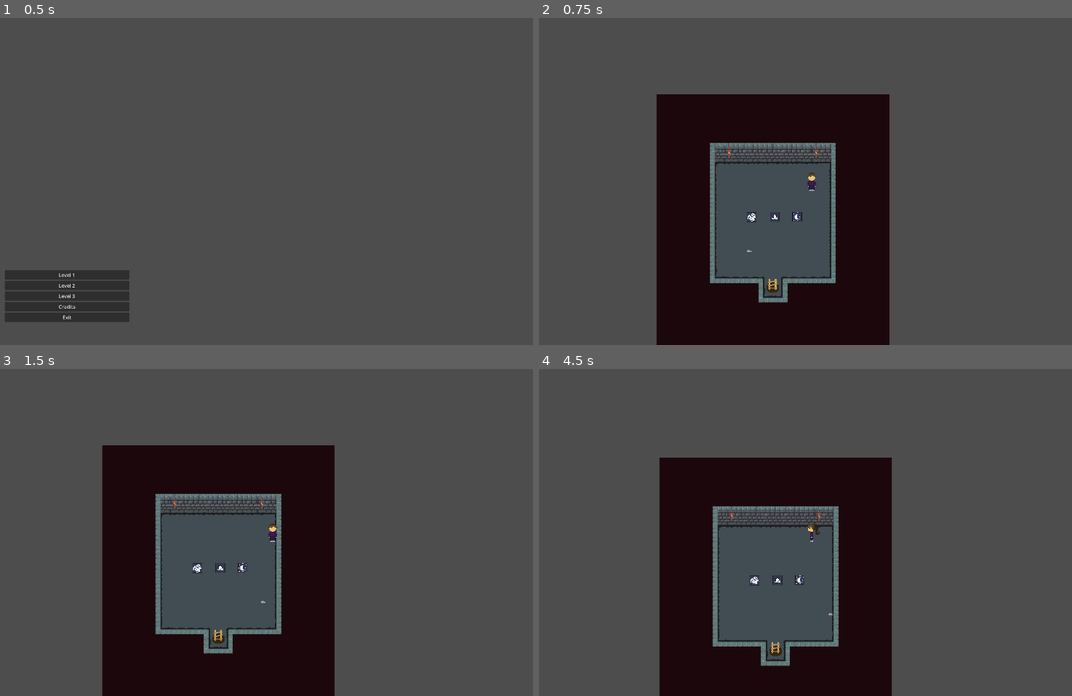
Above: before the commit, frames 1-4 (two rows, left to right).
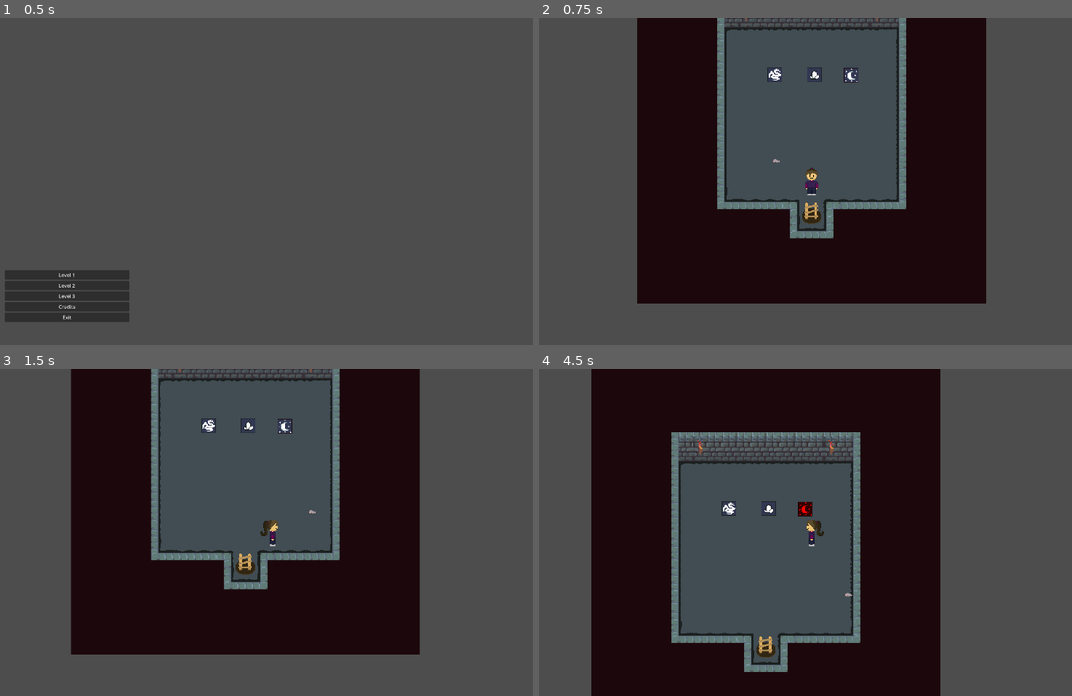
Above: after the commit, the same moments.

Repository: dennis1248/global-game-jam-groningen-2024
Game: Godot game, scene res://menu/main.tscn
The game is run twice, just before and just after one commit, with the same random seed, the same clock (stepped at 60 frames per second) and the same inputs. Sound files missing from this copy of the repository are replaced by a short silence.
Inputs:
- Up to frame 1 (0.5 s): no input
- Up to frame 2 (0.75 s): click "Level 1" at 0.5 s
- Up to frame 3 (1.5 s): tap Enter at 1.25 s; hold D (right) from 1.28 s (still down)
- Up to frame 4 (4.5 s): release D (right) at 2.03 s; hold S (down) 2.03-2.78 s; hold D (right) 2.78-3.53 s; tap Space at 3.5 s; hold W (up) 3.53-4.28 s; hold A (left) from 4.28 s (still down)

Frame 1 is identical in both runs. In frame 2, 42% of the frame differs, in the area x 18-84%, y 0-100%; in frame 3, 42%; in frame 4, 45%, in the area x 9-76%, y 0-100%.

Commit message:
Big push

Diff:
--- /dev/null
+++ b/levels/level_1.gd
@@ -0,0 +1,32 @@
+extends Node2D
+
+var loop_step: int = 0
+var objective_completed: bool = false
+
+func _process(delta):
+	if objective_completed:
+		%LevelEnd.disabled = false
+		$PianoButton/AudioStreamPlayer2D.play()
+
+func _on_piano_timer_timeout():
+	if loop_step == 0:
+		$PianoButton/AudioplayerLow.play()
+		$PianoButton.modulate = Color(1.0, 0.0, 0.0, 1.0)
+		loop_step = loop_step + 1
+		return
+
+	if loop_step == 1:
+		$PianoButton3/AudioplayerHigh.play()
+		$PianoButton3.modulate = Color(1.0, 0.0, 0.0, 1.0)
+		loop_step = loop_step + 1
+		return
+
+	if loop_step == 2:
+		$PianoButton2/AudioplayerMid.play()
+		$PianoButton2.modulate = Color(1.0, 0.0, 0.0, 1.0)
+		loop_step = loop_step + 1
+		return
+
+# Loop main music
+func _on_audio_stream_player_finished():
+	$AudioStreamPlayer.play()
--- a/levels/level_1.tscn
+++ b/levels/level_1.tscn
@@ -1,6 +1,7 @@
-[gd_scene load_steps=11 format=3 uid="uid://bkne6buo5082c"]
+[gd_scene load_steps=14 format=3 uid="uid://bkne6buo5082c"]
 
 [ext_resource type="Texture2D" uid="uid://ba3kt8mhv647g" path="res://art/tilemap/dungeon_1.png" id="1_ajkkg"]
+[ext_resource type="Script" path="res://levels/level_1.gd" id="1_mg2gs"]
 [ext_resource type="Texture2D" uid="uid://cjbavb0kvdpfi" path="res://art/props/stairs.png" id="2_d7ryd"]
 [ext_resource type="PackedScene" uid="uid://qvecpdtp2702" path="res://mobs/mouse.tscn" id="3_57ymr"]
 [ext_resource type="Texture2D" uid="uid://cmdueo7aexuj" path="res://art/props/torch.tres" id="4_7g3rc"]
@@ -8,6 +9,8 @@
 [ext_resource type="PackedScene" uid="uid://b5clu3wqqg78h" path="res://props/piano_button_low.tscn" id="6_tjf5d"]
 [ext_resource type="PackedScene" uid="uid://b4nlen6efrjy1" path="res://props/piano_button_mid.tscn" id="7_2dydb"]
 [ext_resource type="PackedScene" uid="uid://uackdqpc6ds" path="res://props/piano_button_high.tscn" id="8_xihf1"]
+[ext_resource type="AudioStream" uid="uid://c8xnf5q3t36tb" path="res://audio/ambiance.ogg" id="10_lxxan"]
+[ext_resource type="PackedScene" uid="uid://dbj42a85qqmcn" path="res://triggers/level_end.tscn" id="11_2o5re"]
 
 [sub_resource type="TileSetAtlasSource" id="TileSetAtlasSource_1b53w"]
 texture = ExtResource("1_ajkkg")
@@ -386,6 +389,7 @@
 sources/0 = SubResource("TileSetAtlasSource_1b53w")
 
 [node name="level_1" type="Node2D"]
+script = ExtResource("1_mg2gs")
 
 [node name="TileMap" type="TileMap" parent="."]
 tile_set = SubResource("TileSet_kkibn")
@@ -407,14 +411,29 @@
 position = Vector2(112, -160)
 texture = ExtResource("4_7g3rc")
 
+[node name="PianoButton" parent="." instance=ExtResource("6_tjf5d")]
+position = Vector2(-113, -24)
+
+[node name="PianoButton2" parent="." instance=ExtResource("7_2dydb")]
+position = Vector2(-26, -24)
+
+[node name="PianoButton3" parent="." instance=ExtResource("8_xihf1")]
+position = Vector2(55, -23)
+
 [node name="CharacterBody2D" parent="." instance=ExtResource("5_ft541")]
-position = Vector2(96, -64)
-
-[node name="PianoButton" parent="." instance=ExtResource("6_tjf5d")]
-position = Vector2(-102, 54)
-
-[node name="PianoButton2" parent="." instance=ExtResource("7_2dydb")]
-position = Vector2(-26, 53)
-
-[node name="PianoButton3" parent="." instance=ExtResource("8_xihf1")]
-position = Vector2(48, 52)
+position = Vector2(-32, 211)
+
+[node name="PianoTimer" type="Timer" parent="."]
+wait_time = 1.5
+autostart = true
+
+[node name="AudioStreamPlayer" type="AudioStreamPlayer" parent="."]
+stream = ExtResource("10_lxxan")
+volume_db = -7.0
+
+[node name="LevelEnd" parent="." instance=ExtResource("11_2o5re")]
+unique_name_in_owner = true
+position = Vector2(-32, 287)
+
+[connection signal="timeout" from="PianoTimer" to="." method="_on_piano_timer_timeout"]
+[connection signal="finished" from="AudioStreamPlayer" to="." method="_on_audio_stream_player_finished"]
--- a/player/player.tscn
+++ b/player/player.tscn
@@ -5,6 +5,22 @@
 
 [sub_resource type="CircleShape2D" id="CircleShape2D_rlpak"]
 radius = 13.0
+
+[sub_resource type="Animation" id="Animation_b3ji7"]
+resource_name = "idle"
+length = 0.2
+tracks/0/type = "value"
+tracks/0/imported = false
+tracks/0/enabled = true
+tracks/0/path = NodePath("Sprite2D:frame")
+tracks/0/interp = 1
+tracks/0/loop_wrap = true
+tracks/0/keys = {
+"times": PackedFloat32Array(0),
+"transitions": PackedFloat32Array(1),
+"update": 1,
+"values": [15]
+}
 
 [sub_resource type="Animation" id="Animation_ij0fd"]
 resource_name = "walk_down"
@@ -78,22 +94,6 @@
 "values": [3, 2, 1, 0]
 }
 
-[sub_resource type="Animation" id="Animation_b3ji7"]
-resource_name = "idle"
-length = 0.2
-tracks/0/type = "value"
-tracks/0/imported = false
-tracks/0/enabled = true
-tracks/0/path = NodePath("Sprite2D:frame")
-tracks/0/interp = 1
-tracks/0/loop_wrap = true
-tracks/0/keys = {
-"times": PackedFloat32Array(0),
-"transitions": PackedFloat32Array(1),
-"update": 1,
-"values": [15]
-}
-
 [sub_resource type="AnimationLibrary" id="AnimationLibrary_a36a3"]
 _data = {
 "idle": SubResource("Animation_b3ji7"),
@@ -117,6 +117,7 @@
 shape = SubResource("CircleShape2D_rlpak")
 
 [node name="Camera2D" type="Camera2D" parent="."]
+zoom = Vector2(1.5, 1.5)
 
 [node name="AnimationPlayer" type="AnimationPlayer" parent="."]
 unique_name_in_owner = true
--- a/props/piano_button.gd
+++ /dev/null
@@ -1,4 +0,0 @@
-extends Area2D
-
-func _on_body_entered(body):
-	$AudioStreamPlayer2D.play()
--- /dev/null
+++ b/props/piano_button_high.gd
@@ -0,0 +1,10 @@
+extends Area2D
+
+@onready var starting_color = self.modulate
+
+func _on_body_entered(body):
+	$AudioplayerHigh.play()
+	self.modulate = Color(1.0, 0.0, 0.0, 1.0)
+
+func _on_audioplayer_high_finished():
+	self.modulate = starting_color
--- a/props/piano_button_high.tscn
+++ b/props/piano_button_high.tscn
@@ -1,6 +1,6 @@
 [gd_scene load_steps=5 format=3 uid="uid://uackdqpc6ds"]
 
-[ext_resource type="Script" path="res://props/piano_button.gd" id="1_sa3hs"]
+[ext_resource type="Script" path="res://props/piano_button_high.gd" id="1_ar5j2"]
 [ext_resource type="Texture2D" uid="uid://b83456wqmvgv0" path="res://art/props/pianotile_3.png" id="2_j7tmj"]
 [ext_resource type="AudioStream" uid="uid://cbjl7xxnygi7m" path="res://audio/tune_low.mp3" id="3_l5pin"]
 
@@ -8,15 +8,16 @@
 size = Vector2(32, 32)
 
 [node name="PianoButton" type="Area2D"]
-script = ExtResource("1_sa3hs")
+script = ExtResource("1_ar5j2")
 
-[node name="Pianotile-0003" type="Sprite2D" parent="."]
+[node name="Pianotile" type="Sprite2D" parent="."]
 texture = ExtResource("2_j7tmj")
 
 [node name="CollisionShape2D" type="CollisionShape2D" parent="."]
 shape = SubResource("RectangleShape2D_2n8xn")
 
-[node name="AudioStreamPlayer2D" type="AudioStreamPlayer2D" parent="."]
+[node name="AudioplayerHigh" type="AudioStreamPlayer2D" parent="."]
 stream = ExtResource("3_l5pin")
 
 [connection signal="body_entered" from="." to="." method="_on_body_entered"]
+[connection signal="finished" from="AudioplayerHigh" to="." method="_on_audioplayer_high_finished"]
--- /dev/null
+++ b/props/piano_button_low.gd
@@ -0,0 +1,10 @@
+extends Area2D
+
+@onready var starting_color = self.modulate
+
+func _on_body_entered(body):
+	$AudioplayerLow.play()
+	self.modulate = Color(1.0, 0.0, 0.0, 1.0)
+
+func _on_audioplayer_low_finished():
+	self.modulate = starting_color
--- a/props/piano_button_low.tscn
+++ b/props/piano_button_low.tscn
@@ -1,6 +1,6 @@
 [gd_scene load_steps=5 format=3 uid="uid://b5clu3wqqg78h"]
 
-[ext_resource type="Script" path="res://props/piano_button.gd" id="1_j3byn"]
+[ext_resource type="Script" path="res://props/piano_button_low.gd" id="1_dsoxq"]
 [ext_resource type="Texture2D" uid="uid://brhveuimfxsok" path="res://art/props/pianotile_1.png" id="2_evc7f"]
 [ext_resource type="AudioStream" uid="uid://crvs7o2lxmym3" path="res://audio/tune_high.mp3" id="3_uxju6"]
 
@@ -8,15 +8,16 @@
 size = Vector2(32, 32)
 
 [node name="PianoButton" type="Area2D"]
-script = ExtResource("1_j3byn")
+script = ExtResource("1_dsoxq")
 
-[node name="Pianotile2" type="Sprite2D" parent="."]
+[node name="Pianotile" type="Sprite2D" parent="."]
 texture = ExtResource("2_evc7f")
 
 [node name="CollisionShape2D" type="CollisionShape2D" parent="."]
 shape = SubResource("RectangleShape2D_jy2qg")
 
-[node name="AudioStreamPlayer2D" type="AudioStreamPlayer2D" parent="."]
+[node name="AudioplayerLow" type="AudioStreamPlayer2D" parent="."]
 stream = ExtResource("3_uxju6")
 
 [connection signal="body_entered" from="." to="." method="_on_body_entered"]
+[connection signal="finished" from="AudioplayerLow" to="." method="_on_audioplayer_low_finished"]
--- /dev/null
+++ b/props/piano_button_mid.gd
@@ -0,0 +1,10 @@
+extends Area2D
+
+@onready var starting_color = self.modulate
+
+func _on_body_entered(body):
+	$AudioplayerMid.play()
+	self.modulate = Color(1.0, 0.0, 0.0, 1.0)
+
+func _on_audioplayer_mid_finished():
+	self.modulate = starting_color
--- a/props/piano_button_mid.tscn
+++ b/props/piano_button_mid.tscn
@@ -1,6 +1,6 @@
 [gd_scene load_steps=5 format=3 uid="uid://b4nlen6efrjy1"]
 
-[ext_resource type="Script" path="res://props/piano_button.gd" id="1_un668"]
+[ext_resource type="Script" path="res://props/piano_button_mid.gd" id="1_bejpm"]
 [ext_resource type="Texture2D" uid="uid://byrb8gs5s2u4" path="res://art/props/pianotile_2.png" id="2_18pdq"]
 [ext_resource type="AudioStream" uid="uid://c7yl1w45x885" path="res://audio/tune_mid.mp3" id="3_qfbn0"]
 
@@ -8,15 +8,16 @@
 size = Vector2(32, 32)
 
 [node name="PianoButton" type="Area2D"]
-script = ExtResource("1_un668")
+script = ExtResource("1_bejpm")
 
-[node name="Pianotile2" type="Sprite2D" parent="."]
+[node name="Pianotile" type="Sprite2D" parent="."]
 texture = ExtResource("2_18pdq")
 
 [node name="CollisionShape2D" type="CollisionShape2D" parent="."]
 shape = SubResource("RectangleShape2D_net8k")
 
-[node name="AudioStreamPlayer2D" type="AudioStreamPlayer2D" parent="."]
+[node name="AudioplayerMid" type="AudioStreamPlayer2D" parent="."]
 stream = ExtResource("3_qfbn0")
 
 [connection signal="body_entered" from="." to="." method="_on_body_entered"]
+[connection signal="finished" from="AudioplayerMid" to="." method="_on_audioplayer_mid_finished"]
--- /dev/null
+++ b/triggers/level_end.tscn
@@ -0,0 +1,12 @@
+[gd_scene load_steps=2 format=3 uid="uid://dbj42a85qqmcn"]
+
+[sub_resource type="RectangleShape2D" id="RectangleShape2D_l6of1"]
+size = Vector2(36, 36)
+
+[node name="LevelEnd" type="Area2D"]
+collision_layer = 0
+
+[node name="CollisionShape2D" type="CollisionShape2D" parent="."]
+shape = SubResource("RectangleShape2D_l6of1")
+disabled = true
+debug_color = Color(0.701961, 0.494118, 0, 0.419608)
Not shown, added: audio/ambiance.ogg.import
Not shown, removed: audio/ambiance.mp3
Not shown, added: audio/ambiance.ogg
